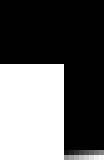
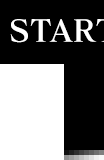
Before/after of a 104 x 160 layered artwork. What changed in the layer stack:
added layer "Start" above "Layer 2" over [10, 19, 104, 43]
renamed "Layer 1" to "Layer 2", painted on it over [10, 19, 65, 43]
